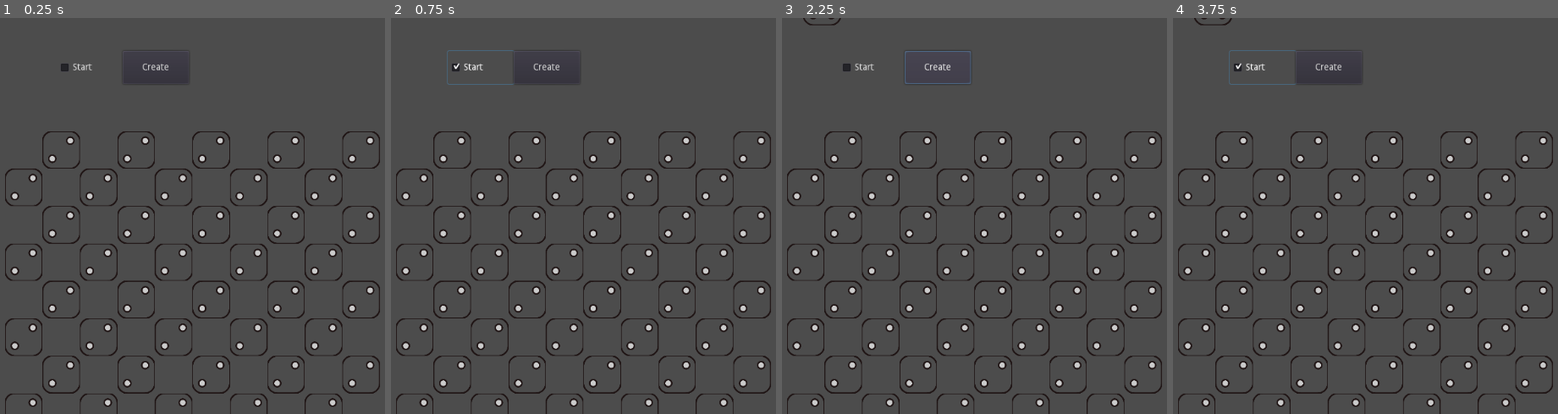
Above: before the commit, frames 1-4 (left to right).
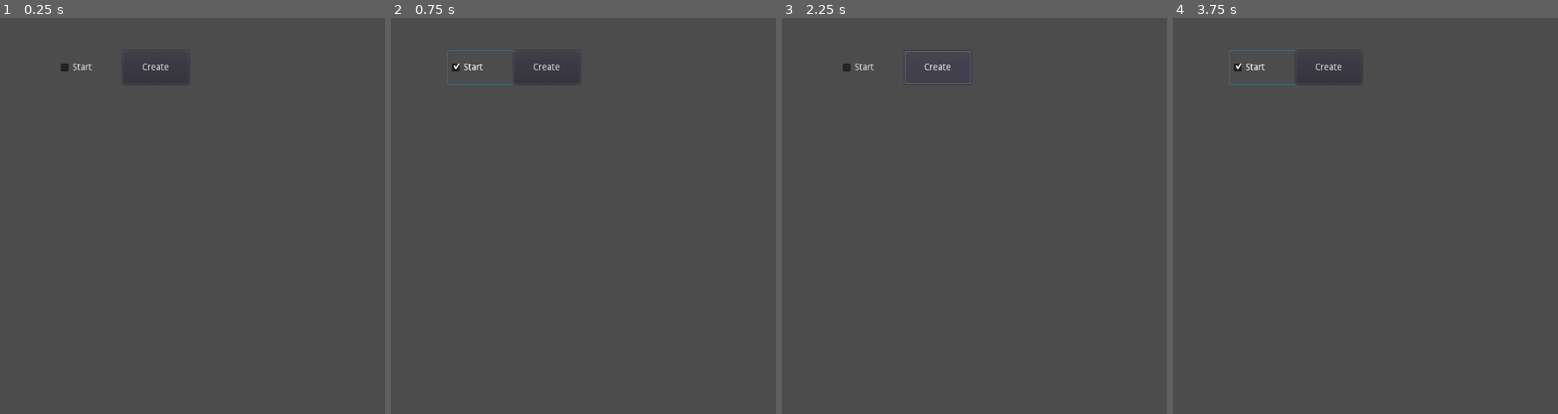
Above: after the commit, the same moments.

Repository: v5v5/Cubelines
Game: Godot game, scene res://Screen.tscn
Two runs of this game, one before a commit and one after it. Both use one fixed random seed, a clock stepped at 60 frames per second and the inputs below.
Inputs:
- Up to frame 1 (0.25 s): no input
- Up to frame 2 (0.75 s): click "Start" at 0.5 s
- Up to frame 3 (2.25 s): click "Start" at 1.25 s; click "Create" at 2 s
- Up to frame 4 (3.75 s): click "Create" at 2.75 s; click "Start" at 3.5 s

The runs differ from the first frame. In frame 1, 6.2% of the frame differs, in the area x 1-99%, y 28-100%; in frame 2, 6.2%; in frame 3, 6.3%; in frame 4, 6.3%, in the area x 1-99%, y 0-100%.
Error after the commit: Parse Error: The identifier "dice" isn't declared in the current scope. (res://Screen.gd:74)

Commit message:
fixed is_dice_on_screen()

Diff:
--- a/Screen.gd
+++ b/Screen.gd
@@ -17,6 +17,8 @@
 
 var speedMax = 0.1
 var speedCur = 0
+
+var selected_dice
 
 
 # Called when the node enters the scene tree for the first time.
@@ -69,13 +71,28 @@
 	and event.button_index == BUTTON_LEFT \
 	and not event.is_pressed():
 		print("Mouse Click/Unclick at: ", event.position)
-		print(is_dice_on_screen(event.position))
+		dice = is_dice_under_mouse(event.position)
+		print(dice)
+		if dice != null:
+			selected_dice = dice
+			return
+		if selected_dice == null:
+			return
+		# TODO selected_dice move to event.position
+		# ...
 
-func is_dice_on_screen(position):
+func is_dice_under_mouse(position):
+	print("Local: " + str(to_local(position)))
 	var children = self.get_children()
-#	var dices = [dice for dice in self.get_children() if dice is Sprite]
-	print("Local: " + str(to_local(position)))
+	#var dices = [d for d in self.get_children() if isinstance(d, Sprite)]
 	for child in children:
-		print("Rect" + str(child.get_rect()))
-		if child.get_rect().has_point(to_local(position)):
+		if !(child is Sprite):
+			continue
+		#print("Rect" + str(child.get_rect()))
+		var rect = Rect2(child.position, Vector2(dice_width, dice_height))
+		#if child.get_rect().has_point(to_local(position)):
+		if rect.has_point(to_local(position)):
+			print("Rect" + str(rect))
+			print("Dice with name '" + child.name + "' is selected")
 			return child
+	return null
--- a/Screen.tscn
+++ b/Screen.tscn
@@ -10,6 +10,7 @@
 position = Vector2( 17.9756, -74.3574 )
 scale = Vector2( 0.3, 0.3 )
 texture = ExtResource( 2 )
+centered = false
 hframes = 7
 frame = 1
 
